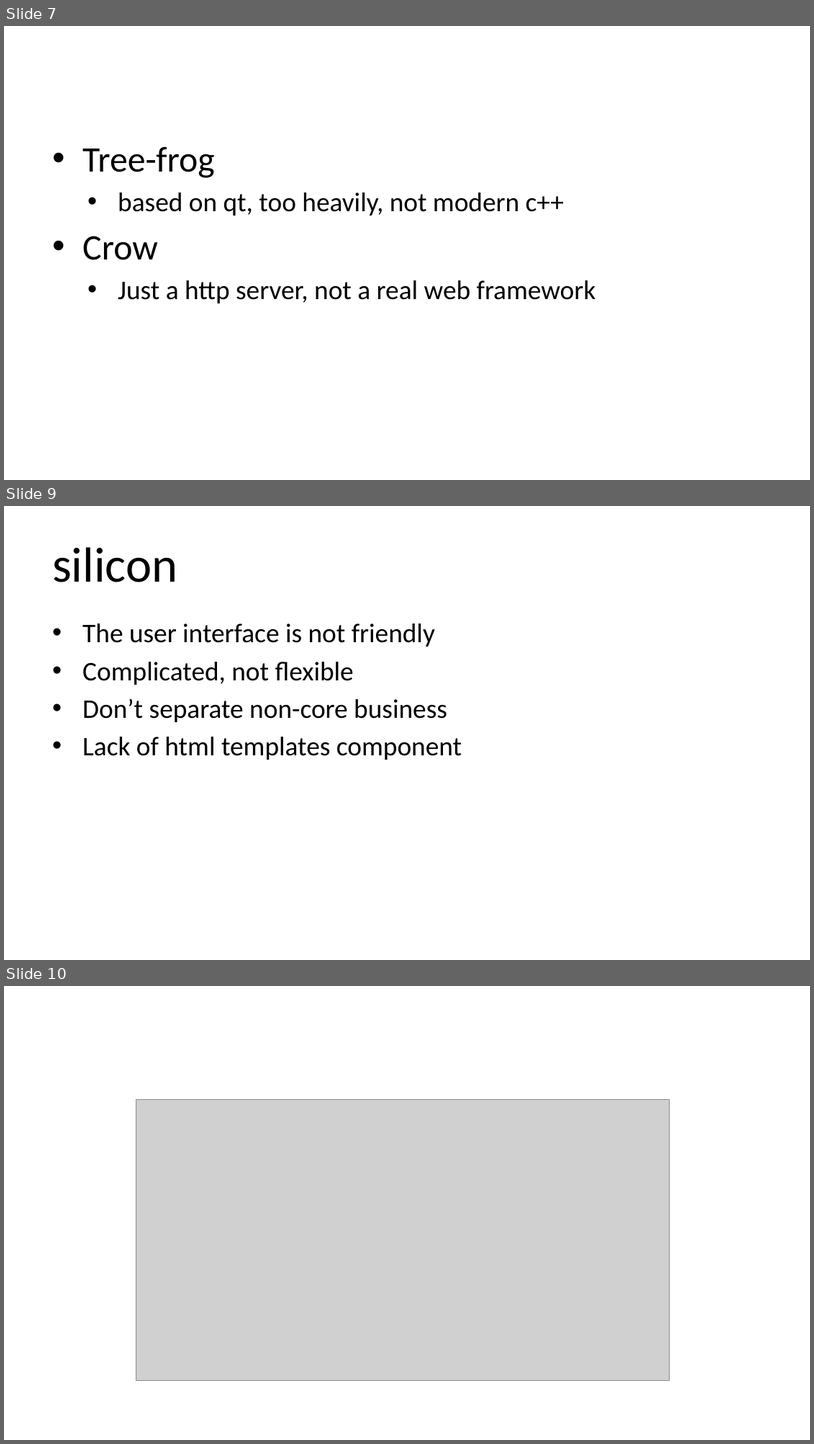
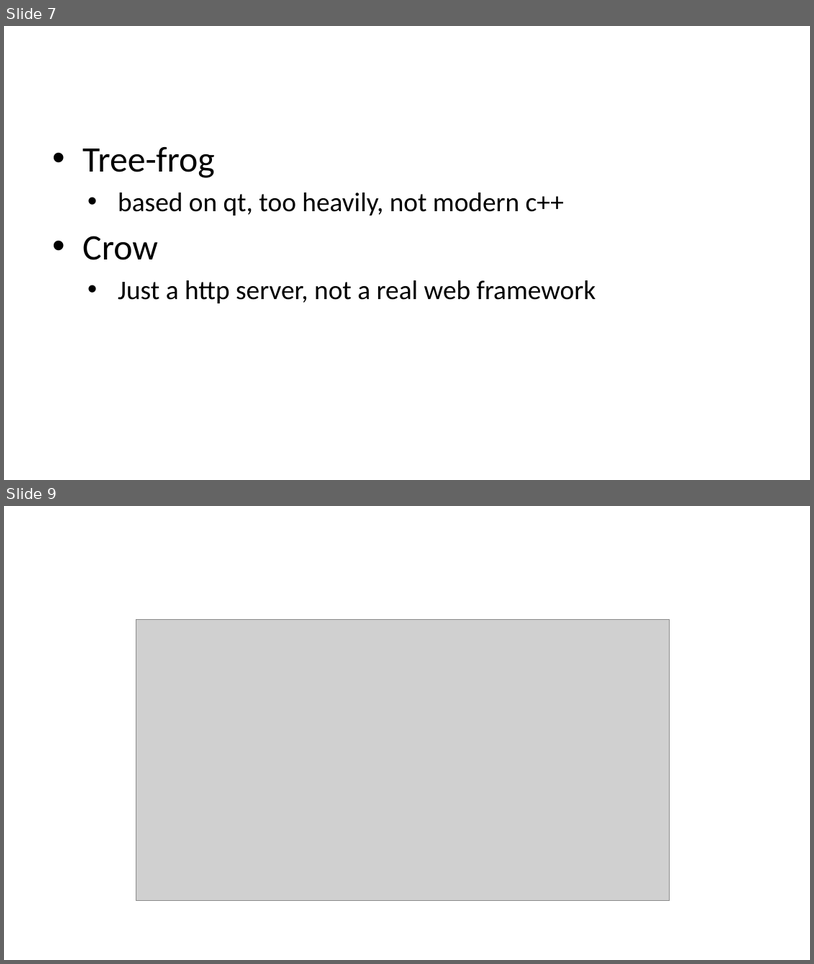
Before and after one commit to qicosmos/cppcon2018, a slide deck: cppcon2018.pptx. Shown one above the other, each under a label of ours: slides 7, 9 and 10 before the commit, slides 7 and 9 after it; the slides between them are not shown. The pictures are 814x1444 and 814x964 pixels, drawn with LibreOffice and Linux fonts; fonts in the diff are those of the drawing; grey boxes stand for pictures. Boxes give left, top, right and bottom in pixels: in the first picture for what was removed or moved away, otherwise in the second. Text is boxed around its words. In the diff, an @@ line names an element or a change of style, - is before the commit and + after.

```diff
--- a/cppcon2018.pptx
+++ b/cppcon2018.pptx
@@ slide 9 removed at [4,506,810,960], background #FFFFFF @@
@@ title removed at [52,547,178,582] @@
-silicon
@@ text removed at [82,623,462,759] @@
-• The user interface is not friendly
-• Complicated, not flexible
-• Don’t separate non-core business
-• Lack of html templates component
@@ what was slide 10 is now slide 9 @@
```
Also in this commit, not shown: 1 slide changed, 1 slide added, 1 other slide removed.
